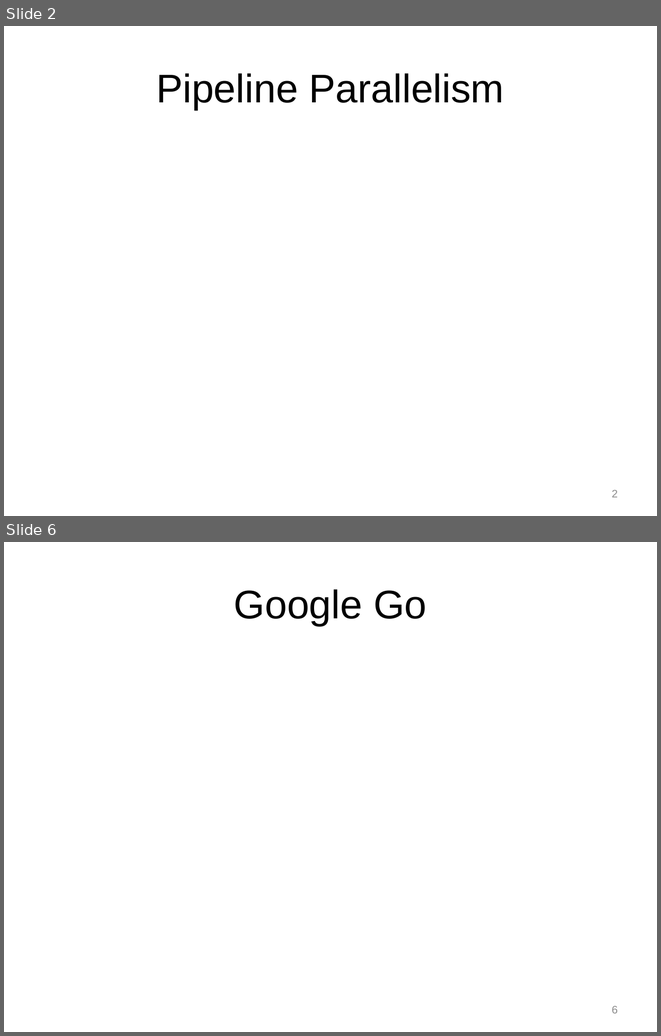
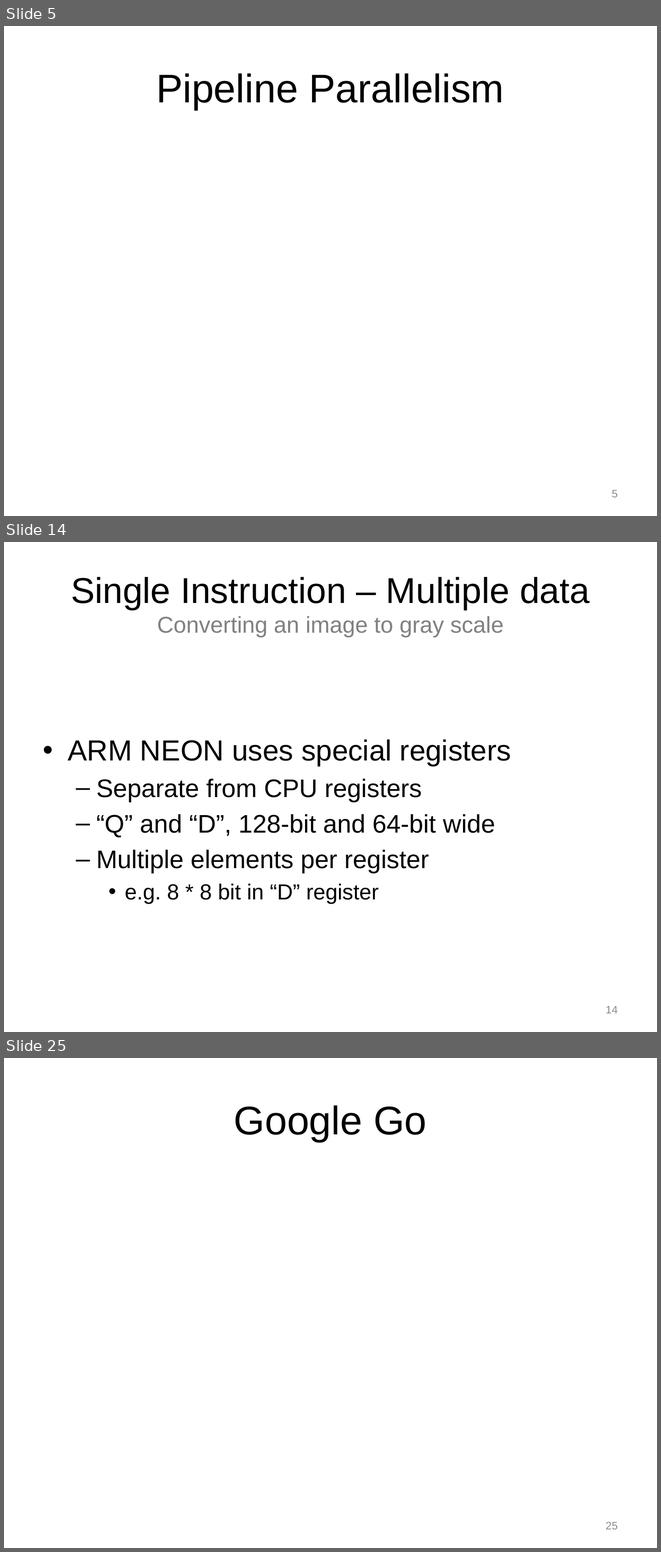
Before and after one commit to Jule/aw1, a slide deck: Praese/Presentation1.pptx. Shown one above the other, each under a label of ours: slides 2 and 6 before the commit, slides 5, 14 and 25 after it; the slides between them are not shown. The pictures are 661x1036 and 661x1552 pixels, drawn with LibreOffice and Linux fonts; fonts in the diff are those of the drawing; background and template pictures are left out. Boxes give left, top, right and bottom in pixels: in the first picture for what was removed or moved away, otherwise in the second. Text is boxed around its words. In the diff, an @@ line names an element or a change of style, - is before the commit and + after.

```diff
--- a/Praese/Presentation1.pptx
+++ b/Praese/Presentation1.pptx
@@ slide 14 added at (4,542,657,1032), background picture (left out) @@
@@ title added at (71,577,590,637), 39.6 pt, text #000000 @@
+Single Instruction – Multiple data
+Converting an image to gray scale
@@ text added at (68,739,511,903), 28 pt, text #000000 @@
+• ARM NEON uses special registers
+  – Separate from CPU registers
+  – “Q” and “D”, 128-bit and 64-bit wide
+  – Multiple elements per register
+    • e.g. 8 * 8 bit in “D” register
@@ page number added at (606,1006,618,1013), 12 pt, text #8C8C8C @@
+14
@@ what was slide 2 is now slide 5 @@
@@ page number at (612,490,618,497): text changed @@
-2
+5
@@ what was slide 6 is now slide 25 @@
@@ page number at (606,1522,618,1529): text changed @@
-6
+25
```
Also in this commit, not shown: 1 slide changed, 20 other slides added, 2 slides removed.
